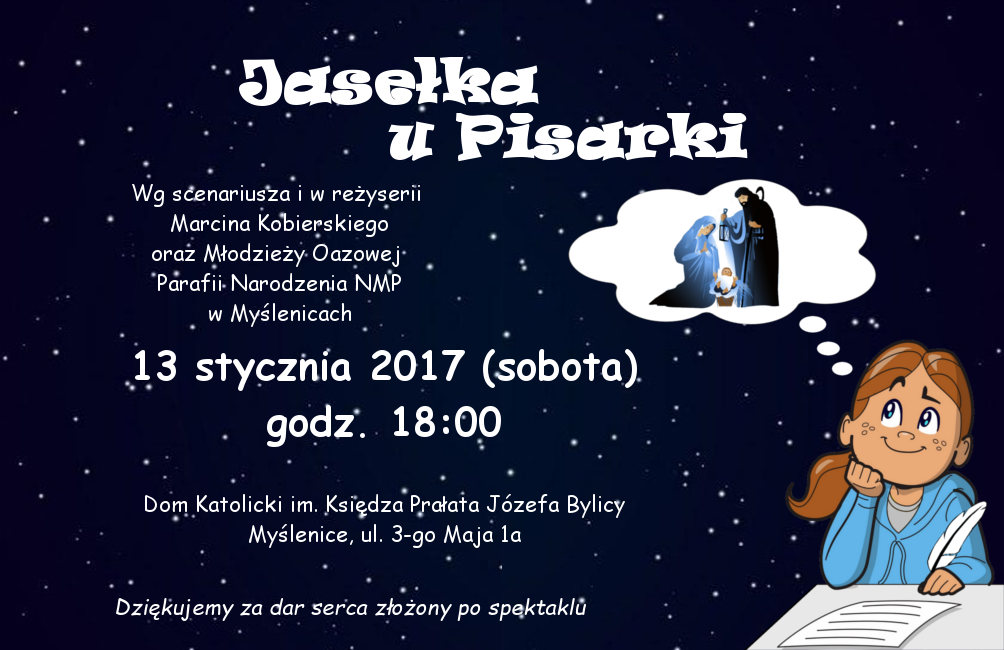
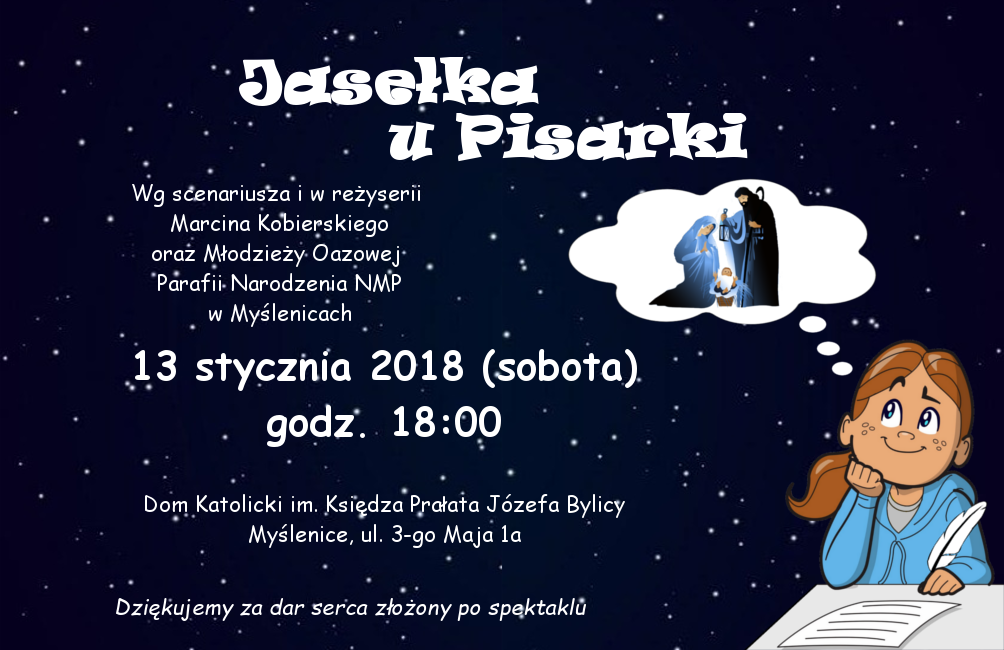
The second 1004px x 650px image is a revision of the first. Changes to its layers:
renamed "13 stycznia 2017 (sobota) ..." to "13 stycznia 2018 (sobota) ...", painted on it over [442, 350, 465, 381]
